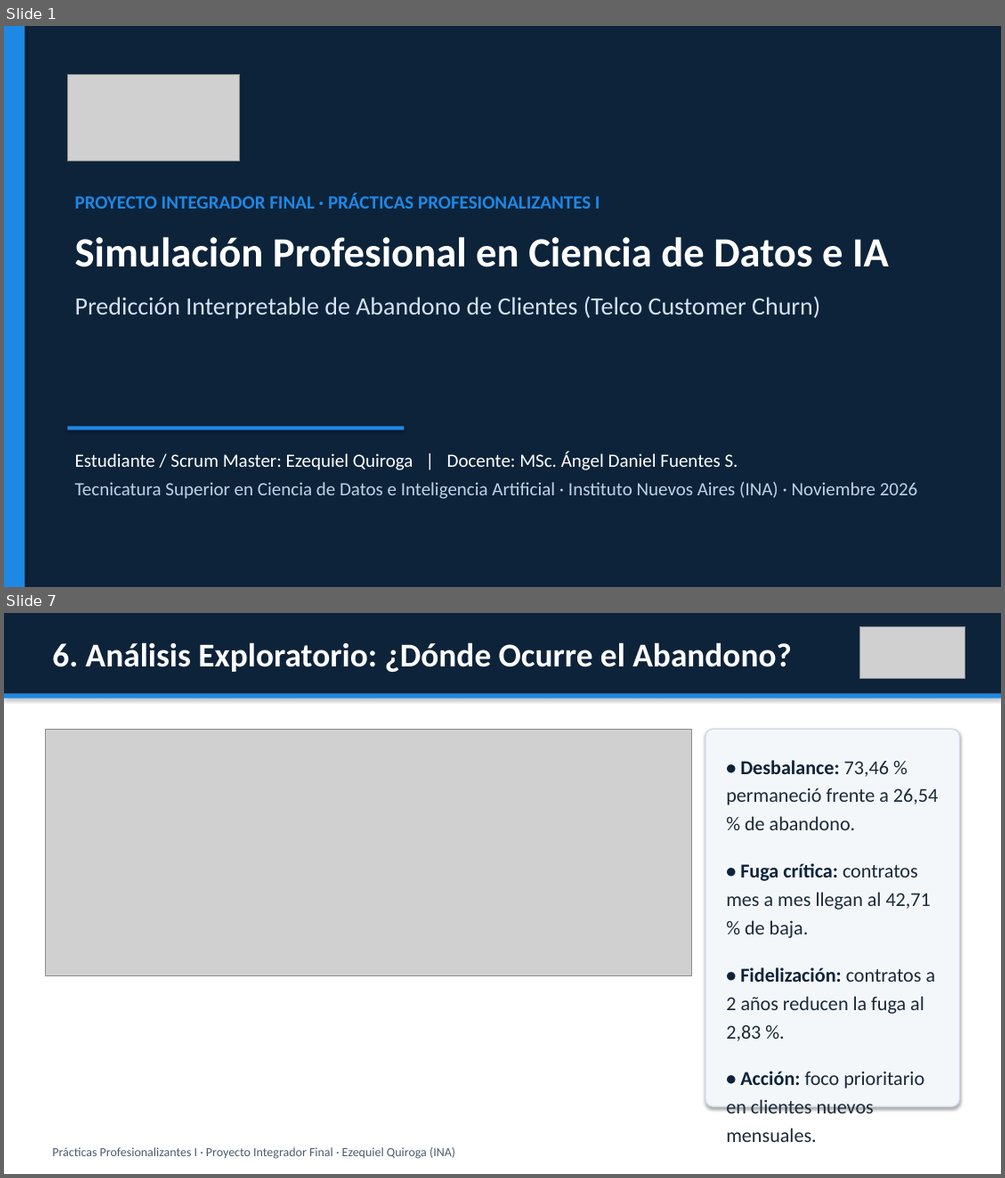
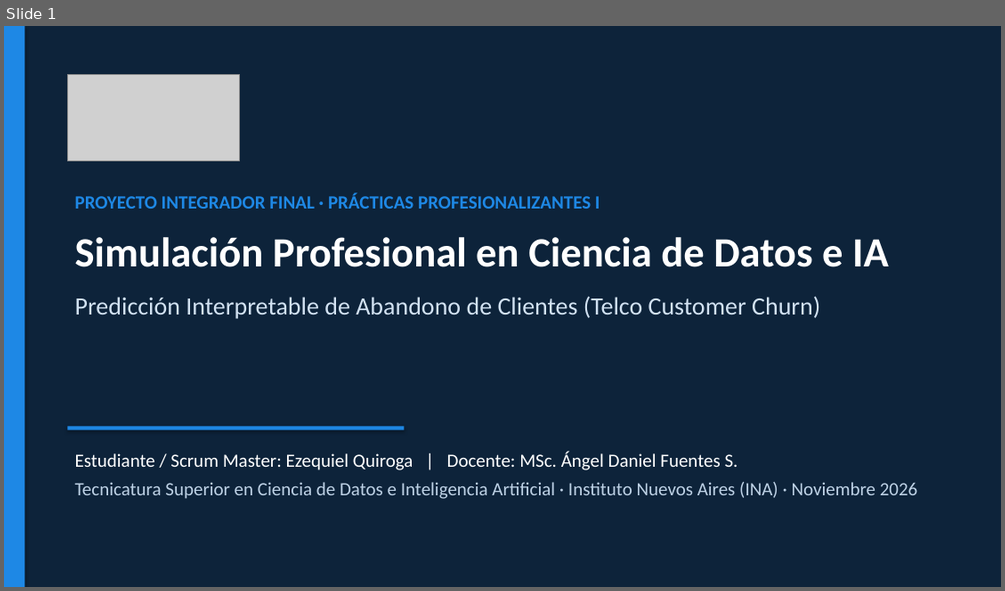
Before and after one commit to eze2307/proyecto-integrador-final-churn-ia, a slide deck: presentacion/Presentacion_Final_Ezequiel_Quiroga_INA.pptx. Shown one above the other, each under a label of ours: slides 1 and 7 before the commit, slide 1 after it; the slides between them are not shown. The pictures are 1005x1178 and 1005x591 pixels, drawn with LibreOffice and Linux fonts; fonts in the diff are those of the drawing; grey boxes stand for pictures. Boxes give left, top, right and bottom in pixels: in the first picture for what was removed or moved away, otherwise in the second. Text is boxed around its words. In the diff, an @@ line names an element or a change of style, - is before the commit and + after.

```diff
--- a/presentacion/Presentacion_Final_Ezequiel_Quiroga_INA.pptx
+++ b/presentacion/Presentacion_Final_Ezequiel_Quiroga_INA.pptx
@@ slide 7 removed at bbox=[4, 613, 1001, 1174], background #FFFFFF @@
@@ rectangle removed at bbox=[4, 613, 1001, 694] @@
@@ picture removed at bbox=[860, 626, 965, 679] @@
@@ text removed at bbox=[52, 642, 792, 672] @@
-6. Análisis Exploratorio: ¿Dónde Ocurre el Abandono?
@@ rectangle removed at bbox=[4, 694, 1001, 698] @@
@@ picture removed at bbox=[45, 729, 692, 976] @@
@@ rounded rectangle removed at bbox=[705, 729, 960, 1107] @@
@@ text removed at bbox=[726, 760, 938, 1088] @@
-• Desbalance: 73,46 % permaneció frente a 26,54 % de abandono.
-• Fuga crítica: contratos mes a mes llegan al 42,71 % de baja.
-• Fidelización: contratos a 2 años reducen la fuga al 2,83 %.
-• Acción: foco prioritario en clientes nuevos mensuales.
@@ text removed at bbox=[52, 1147, 455, 1159] @@
-Prácticas Profesionalizantes I · Proyecto Integrador Final · Ezequiel Quiroga (INA)
```
Also in this commit, not shown: 5 slides changed, 3 other slides removed, 1 other file.
